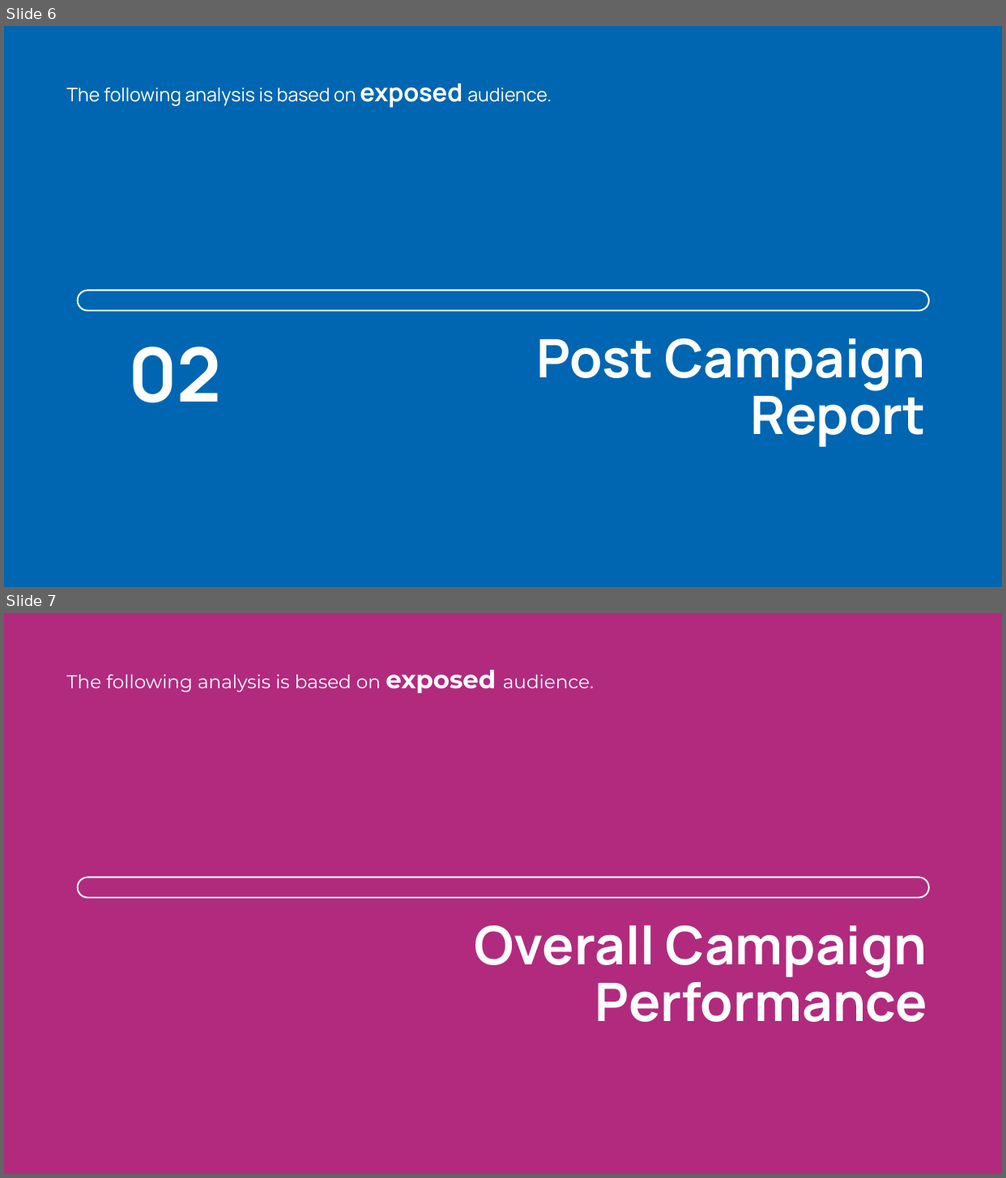
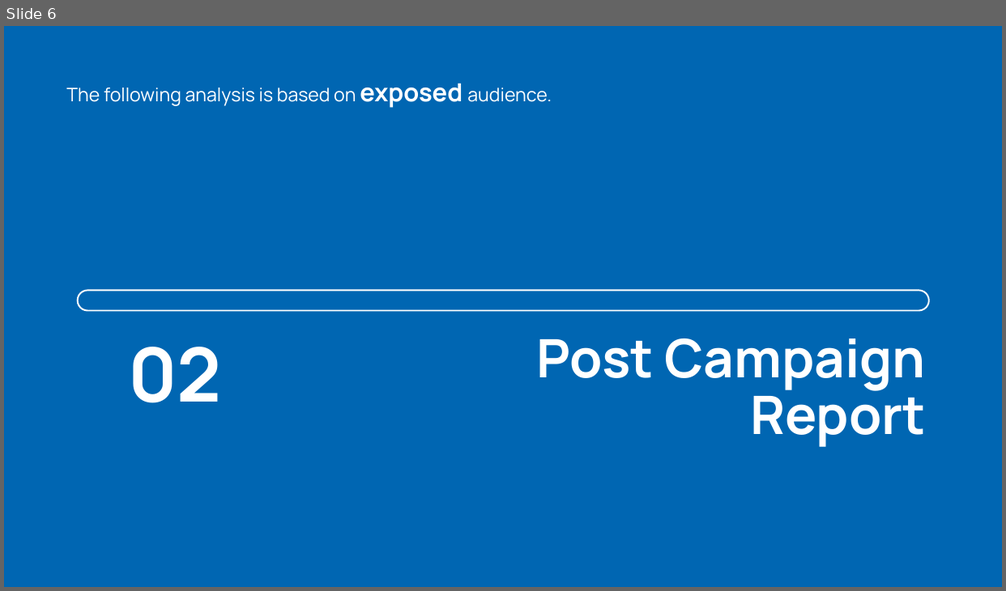
Before and after one commit to Funtoadeyemi-smg/PCR_V2, a slide deck: automation_template_v3.pptx. Shown one above the other, each under a label of ours: slides 6 and 7 before the commit, slide 6 after it. The pictures are 1006x1178 and 1006x591 pixels, drawn with LibreOffice and Linux fonts; fonts in the diff are those of the drawing; background and template pictures are left out. Boxes give left, top, right and bottom in pixels: in the first picture for what was removed or moved away, otherwise in the second. Text is boxed around its words. In the diff, an @@ line names an element or a change of style, - is before the commit and + after.

```diff
--- a/automation_template_v3.pptx
+++ b/automation_template_v3.pptx
@@ slide 7 removed at <box>4,613,1002,1174</box>, background #B12A7D; not listed: 1 template element that a slide beside it also shows @@
@@ text removed at <box>66,670,594,693</box> @@
-The following analysis is based on exposed audience.
@@ title removed at <box>475,926,927,1022</box> @@
-Overall Campaign Performance
```
Also in this commit, not shown: 6 other files.
